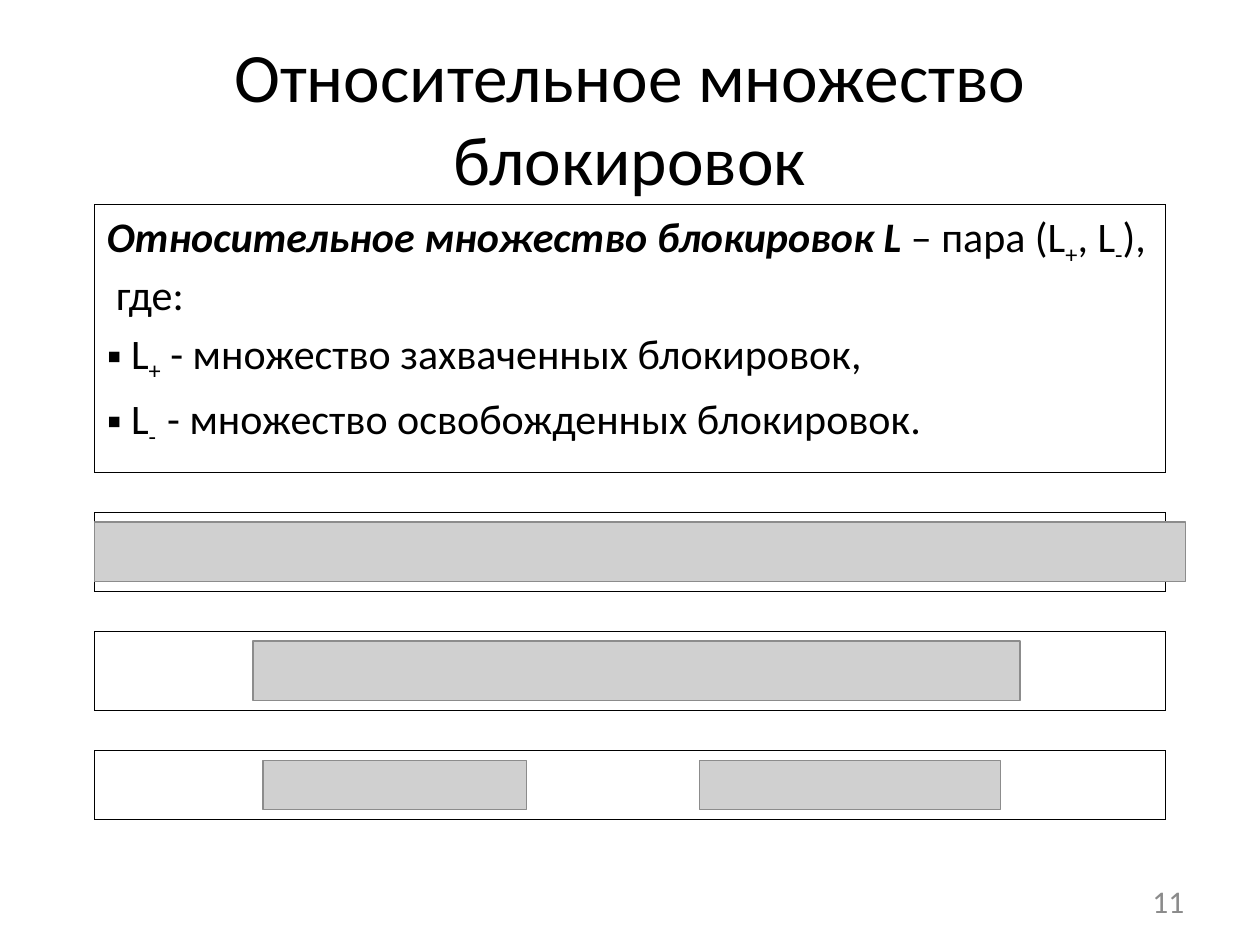
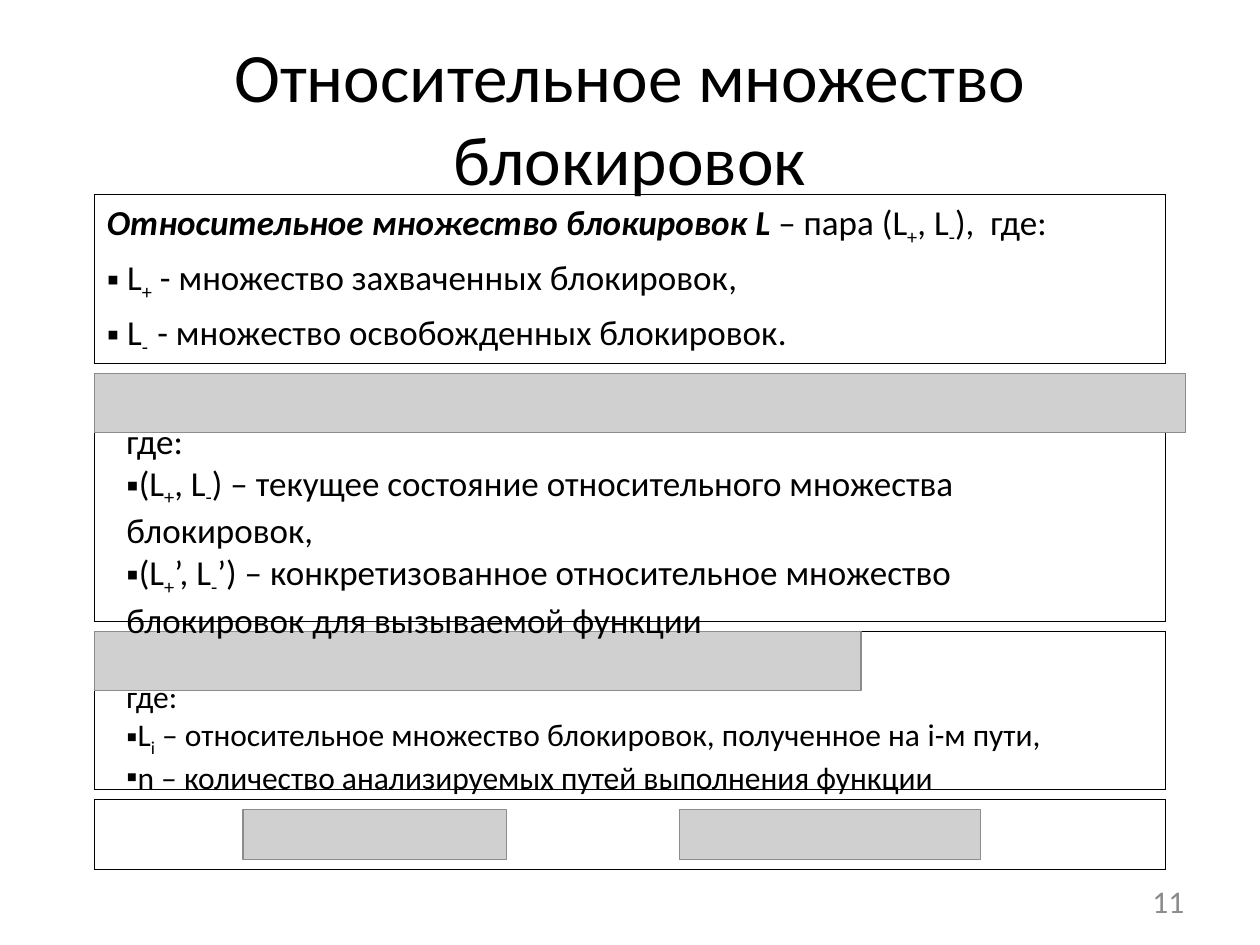
Before and after one commit to afrolovskiy/diplom, a slide deck: slide 11 of presentations/diplom/static race detection.pptx. Drawn at 1260x945 pixels with LibreOffice and Linux fonts; fonts in the diff are those of the drawing; grey boxes stand for pictures. Boxes give left, top, right and bottom in pixels: in the first picture for what was removed or moved away, otherwise in the second. Text is boxed around its words. In the diff, an @@ line names an element or a change of style, - is before the commit and + after.

```diff
--- a/presentations/diplom/static race detection.pptx
+++ b/presentations/diplom/static race detection.pptx
@@ rectangle "Относительное множество блокировок L – ...": place and size @@
-rectangle "Относительное множество блокировок L – ..." at [94, 204, 1166, 472]
+rectangle "Относительное множество блокировок L – ..." at [94, 195, 1166, 364]
@@ rectangle "Относительное множество блокировок L – ..." at [94, 195, 1166, 364]: size 24 to 20 pt @@
@@ rectangle: place and size @@
-rectangle at [94, 512, 1166, 591]
+rectangle at [94, 373, 1166, 621]
@@ picture added at [94, 373, 1186, 432] @@
@@ text added at [126, 425, 953, 639], 20 pt, text #000000 @@
+где:
+▪ (L+, L-) – текущее состояние относительного множества блокировок,
+▪ (L+’, L-’) – конкретизованное относительное множество блокировок для вызываемой функции
@@ picture removed at [94, 522, 1186, 581] @@
@@ rectangle: place and size @@
-rectangle at [94, 631, 1166, 711]
+rectangle at [94, 631, 1166, 790]
@@ picture: place and size @@
-picture at [253, 641, 1021, 701]
+picture at [94, 631, 862, 690]
@@ text added at [126, 690, 1041, 795], 18 pt, text #000000 @@
+где:
+▪ Li – относительное множество блокировок, полученное на i-м пути,
+▪ n – количество анализируемых путей выполнения функции
@@ picture removed at [263, 760, 527, 809] @@
@@ picture removed at [699, 760, 1000, 809] @@
@@ rectangle: place and size @@
-rectangle at [94, 750, 1166, 819]
+rectangle at [94, 800, 1166, 869]
@@ picture added at [243, 810, 507, 859] @@
@@ picture added at [679, 810, 980, 859] @@
```
Also in this commit, not shown: 1 other file.
